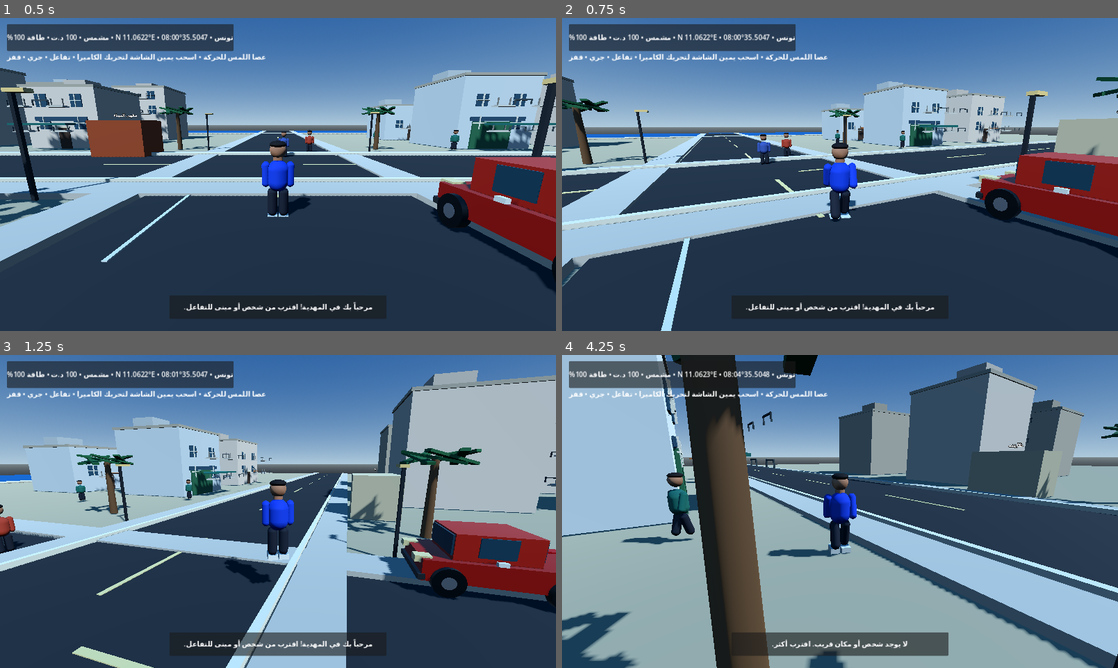
Above: before the commit, frames 1-4 (two rows, left to right).
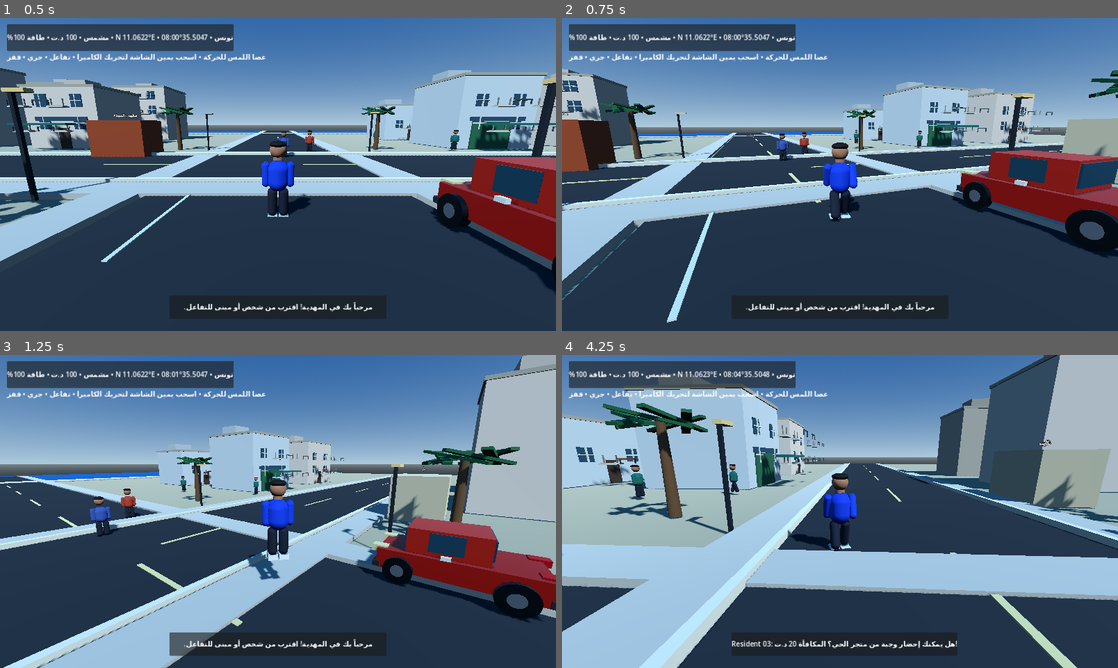
Above: after the commit, the same moments.

Repository: stevennpllk-crypto/REAL-LIFE-MAHDIA
Game: Godot game, scene res://scenes/Main.tscn
Same seed, same stepped clock (60 frames per second), same inputs: the game is played once before the commit and once after it.
Inputs (mouse positions are in pixels of both pictures, inside the frame that each line leads up to):
- Up to frame 1 (0.5 s): no input
- Up to frame 2 (0.75 s): tap Enter at 0.5 s; move the mouse to (867, 174) at 0.52 s; hold W (move_forward) from 0.53 s (still down); hold Shift (run) from 0.53 s (still down)
- Up to frame 3 (1.25 s): keep holding W (move_forward); keep holding Shift (run); tap Space (jump) at 0.77 s
- Up to frame 4 (4.25 s): keep holding W (move_forward); move the mouse to (812, 511) at 1.27 s; release Shift (run) at 1.28 s; tap E (interact) at 1.35, 3.6 s; tap Space (jump) at 1.52, 3.02, 3.77 s; tap Shift (run) at 1.55, 2.85 s; move the mouse to (851, 505) at 2.02 s; hold Shift (run) 2.03-2.78 s; move the mouse to (834, 517) at 2.77 s; move the mouse to (878, 514) at 3.52 s; hold Shift (run) from 3.53 s (still down)

Frame 1 is identical in both runs. In frame 2, 23% of the frame differs, in the area x 0-100%, y 16-100%; in frame 3, 44%; in frame 4, 68%, in the area x 0-100%, y 0-100%.

Commit message:
Make mobile joystick movement gradual and precise with deadzone and acceleration

Diff:
--- a/scripts/player.gd
+++ b/scripts/player.gd
@@ -1,8 +1,11 @@
 extends CharacterBody3D
 class_name MahdiaPlayer
 
-@export var walk_speed := 4.2
-@export var run_speed := 7.0
+@export var walk_speed := 2.6
+@export var run_speed := 4.8
+@export var acceleration := 8.0
+@export var deceleration := 13.0
+@export var input_deadzone := 0.14
 @export var jump_velocity := 4.5
 @export var mouse_sensitivity := 0.0025
 var gravity: float = ProjectSettings.get_setting("physics/3d/default_gravity")
@@ -143,7 +146,14 @@
 	camera.rotation.x = clampf(camera.rotation.x, deg_to_rad(-48), deg_to_rad(22))
 
 func set_mobile_move(value: Vector2) -> void:
-	move_vector = value.limit_length(1.0)
+	var magnitude := value.length()
+	if magnitude < input_deadzone:
+		move_vector = Vector2.ZERO
+		return
+	var strength := clampf((magnitude - input_deadzone) / (1.0 - input_deadzone), 0.0, 1.0)
+	# Gentle response near the center gives precise walking; full tilt still reaches full speed.
+	strength = pow(strength, 1.55)
+	move_vector = value.normalized() * strength
 
 func set_mobile_run(value: bool) -> void:
 	running = value
@@ -158,21 +168,28 @@
 	if not is_on_floor():
 		velocity.y -= gravity * delta
 	var input_dir := Input.get_vector("move_left", "move_right", "move_forward", "move_back")
-	if move_vector.length() > 0.05:
+	if move_vector.length() > 0.001:
 		input_dir = move_vector
+	var strength := clampf(input_dir.length(), 0.0, 1.0)
 	var basis := camera_pivot.global_transform.basis
-	var direction := (basis * Vector3(input_dir.x, 0, input_dir.y)).normalized()
-	direction.y = 0
+	var forward := -basis.z
+	var right := basis.x
+	forward.y = 0.0
+	right.y = 0.0
+	forward = forward.normalized()
+	right = right.normalized()
+	var direction := (right * input_dir.x - forward * input_dir.y)
+	direction.y = 0.0
 	direction = direction.normalized()
 	var speed := run_speed if (running or Input.is_action_pressed("run")) else walk_speed
-	var moving := direction.length() > 0.05
+	var target_speed := speed * strength
+	var moving := strength > 0.01
 	if moving:
-		velocity.x = direction.x * speed
-		velocity.z = direction.z * speed
-		rotation.y = lerp_angle(rotation.y, atan2(-direction.x, -direction.z), delta * 9.0)
-	else:
-		velocity.x = move_toward(velocity.x, 0.0, walk_speed * 5.0 * delta)
-		velocity.z = move_toward(velocity.z, 0.0, walk_speed * 5.0 * delta)
+		rotation.y = lerp_angle(rotation.y, atan2(-direction.x, -direction.z), delta * 6.0)
+	var desired_velocity := direction * target_speed
+	var rate := acceleration if moving else deceleration
+	velocity.x = move_toward(velocity.x, desired_velocity.x, rate * delta)
+	velocity.z = move_toward(velocity.z, desired_velocity.z, rate * delta)
 	if (Input.is_action_just_pressed("jump") or jump_requested) and is_on_floor():
 		velocity.y = jump_velocity
 	jump_requested = false
